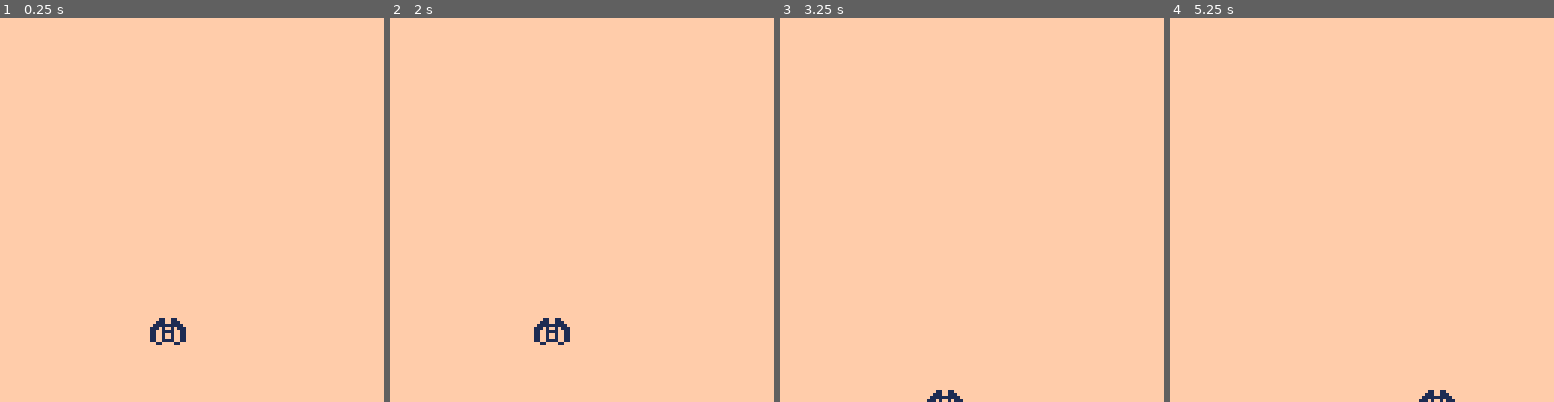
Above: before the commit, frames 1-4 (left to right).
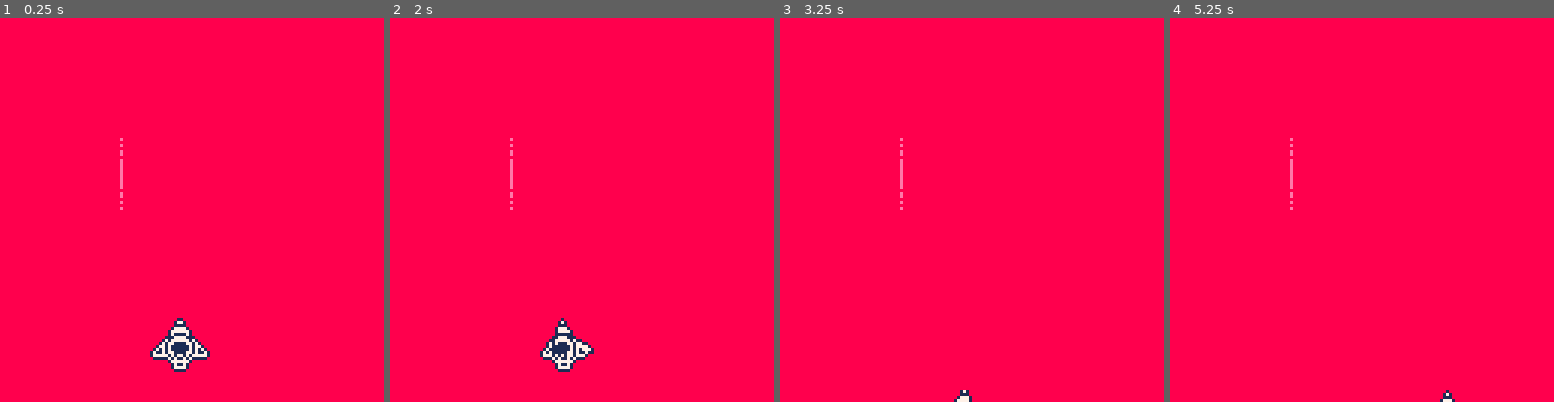
Above: after the commit, the same moments.

Repository: marc-obel/pico8-schmup
Game: PICO-8 cartridge schmup.p8
Two runs of this game, one before a commit and one after it. Both use one fixed random seed, a clock stepped at 60 frames per second and the inputs below.
Inputs:
- Up to frame 1 (0.25 s): no input
- Up to frame 2 (2 s): hold Left from 1.97 s (still down)
- Up to frame 3 (3.25 s): release Left at 2.37 s; hold Down 2.42-2.82 s; hold Right from 2.87 s (still down)
- Up to frame 4 (5.25 s): release Right at 3.53 s; hold Up 3.58-4.08 s; hold Right 4.13-4.53 s; hold Down 4.58-5.08 s; hold Left from 5.13 s (still down)

The runs differ from the first frame. In frame 1, 100% of the frame differs, in the area x 0-100%, y 0-100%; in frame 2, 100%; in frame 3, 100%; in frame 4, 100%.

Commit message:
Add files via upload

Diff:
--- a/schmup.p8
+++ b/schmup.p8
@@ -4,22 +4,45 @@
 function _init()
 	player = {
 		x=50,
-		y=100
+		y=100,
+		direction=0
 	}
-end
 
--- comment!
-function _draw()
-	cls(15)
-	--spr(1,player.x,player.y)
-	sspr(8,7,12,9,player.x,player.y)
+	lines = {}
 end
 
 function _update60()
-	if (btn(0)) player.x -=1
-	if (btn(1)) player.x +=1
+	if (btn(0)) move_left()
+	if (btn(1)) move_right()
 	if (btn(2)) player.y -=1
 	if (btn(3)) player.y +=1
+	if (not btn(0) and not btn(1)) player.direction = 0
+end
+
+function _draw()
+	cls(8)
+	speed_line()
+	draw_player(player.direction)
+end
+
+function move_left()
+	player.x -=1
+	player.direction = 1
+end
+
+function move_right()
+	player.x +=1
+	player.direction = 2
+end
+
+function draw_player(direction)
+	if (direction == 0) sspr(0,0,20,18,player.x,player.y)
+	if (direction == 1) sspr(0,20,20,18,player.x,player.y)
+	if (direction == 2) sspr(21,20,20,18,player.x,player.y)
+end
+
+function speed_line()
+	sspr(127,0,1,24,40,40)
 end
 
 
Not shown, changed: 48 lines of the sprite sheet (__gfx__) section of schmup.p8
